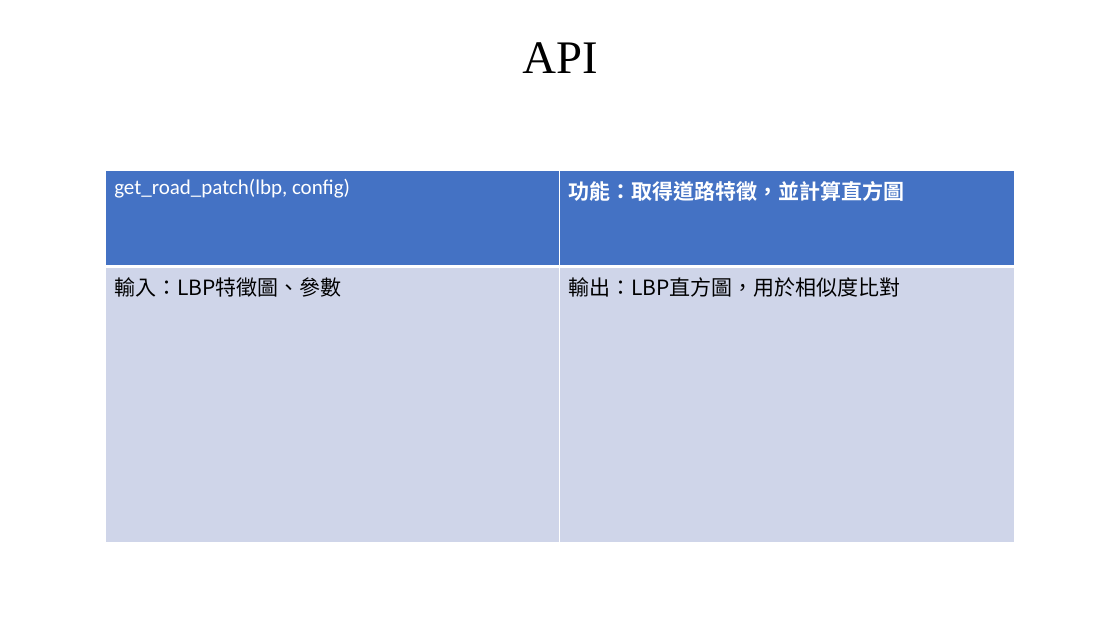
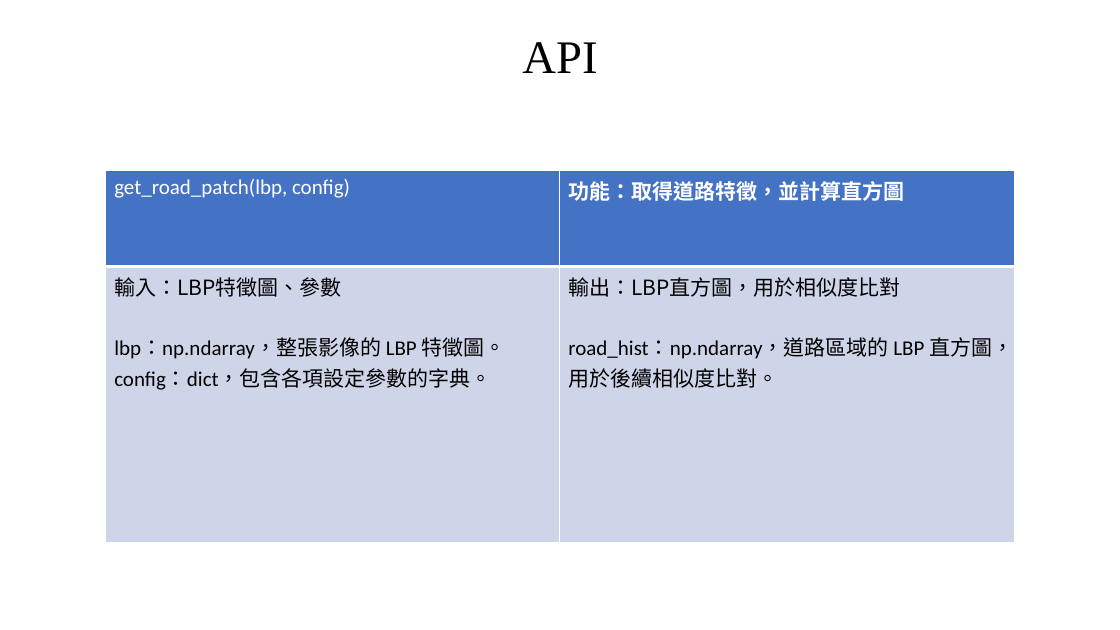
Before and after one commit to a147852z/embedded_image, a slide deck: slide 12 of 嵌入式影像處理.pptx. Drawn at 1120x630 pixels with LibreOffice and Linux fonts; fonts in the diff are those of the drawing. Boxes give left, top, right and bottom in pixels: in the first picture for what was removed or moved away, otherwise in the second. Text is boxed around its words. In the diff, an @@ line names an element or a change of style, - is before the commit and + after.

```diff
--- a/嵌入式影像處理.pptx
+++ b/嵌入式影像處理.pptx
@@ table at (106, 171, 1015, 543) @@
-row 2, column 1: 輸入：LBP特徵圖、參數
+row 2, column 1: 輸入：LBP特徵圖、參數 / lbp：np.ndarray，整張影像的 LBP 特徵圖。config：dict，包含各項設定參數的字典。
-row 2, column 2: 輸出：LBP直方圖，用於相似度比對
+row 2, column 2: 輸出：LBP直方圖，用於相似度比對 / road_hist：np.ndarray，道路區域的 LBP 直方圖，用於後續相似度比對。
```
Also in this commit, not shown: 9 other slides changed.
